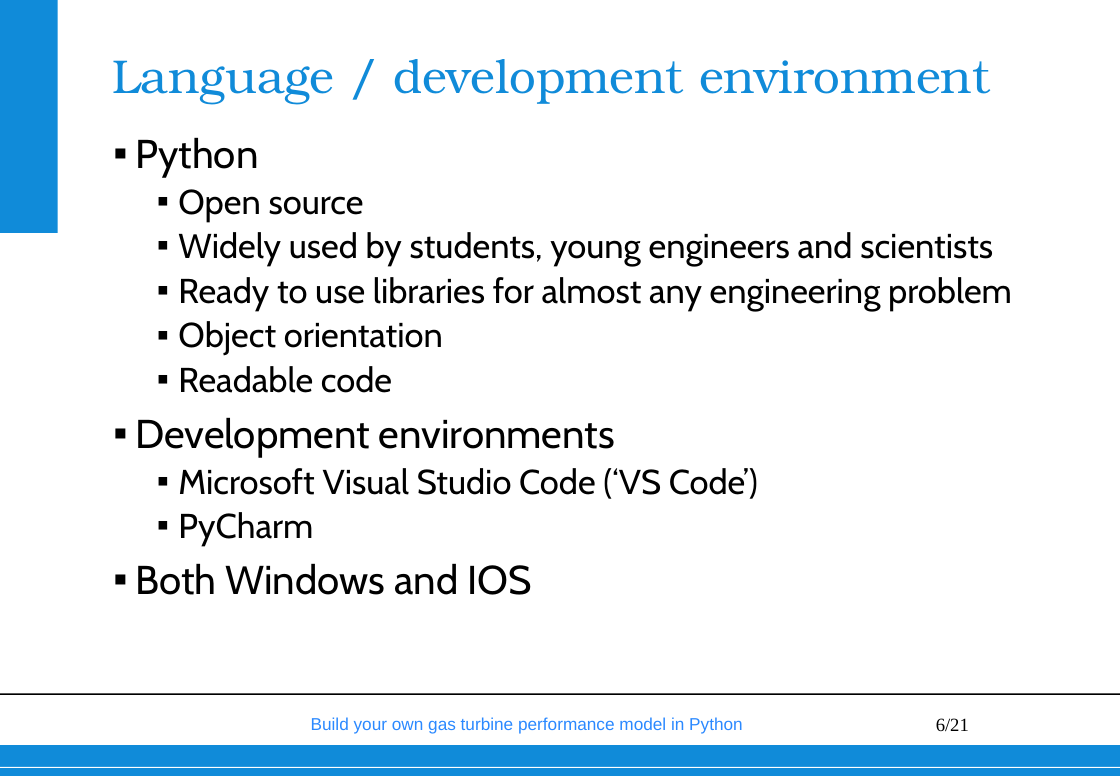
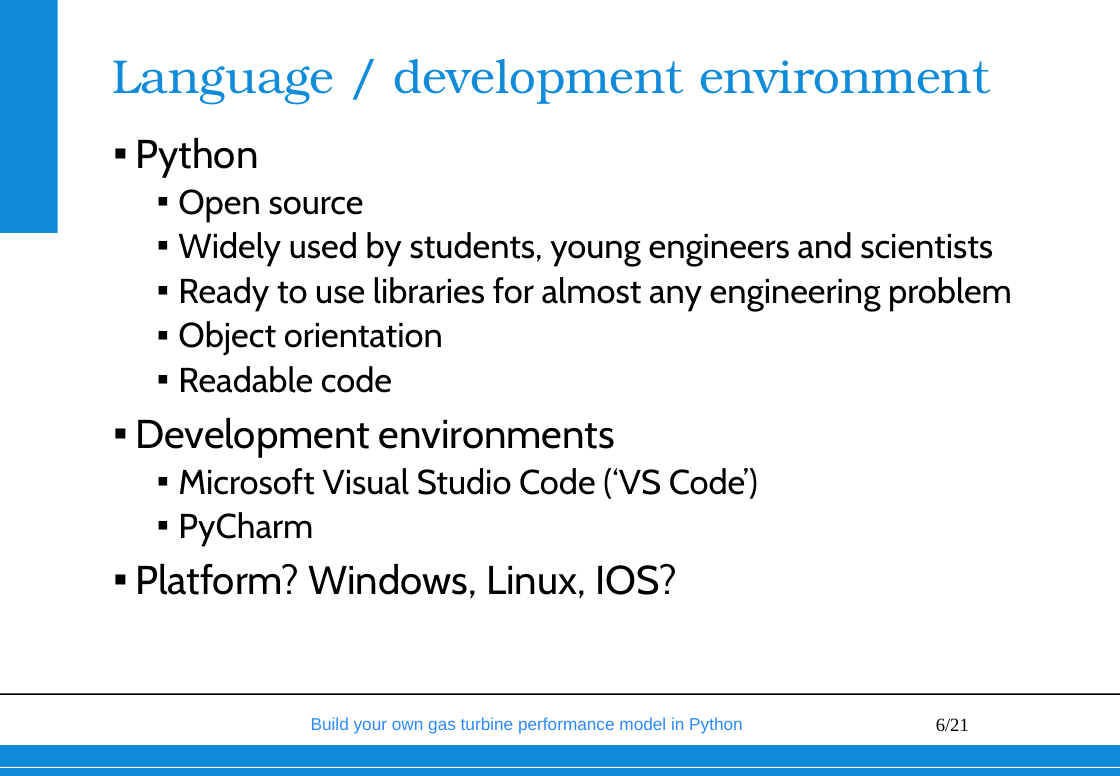
Before and after one commit to wvisser1958/GSPy, a slide deck: slide 6 of doc/Build your own gas turbine performance model from scratch.pptx. Drawn at 1120x776 pixels with LibreOffice and Linux fonts; fonts in the diff are those of the drawing; background and template pictures are left out. Boxes give left, top, right and bottom in pixels: in the first picture for what was removed or moved away, otherwise in the second. Text is boxed around its words. In the diff, an @@ line names an element or a change of style, - is before the commit and + after.

```diff
--- a/doc/Build your own gas turbine performance model from scratch.pptx
+++ b/doc/Build your own gas turbine performance model from scratch.pptx
@@ text at bbox=[135, 563, 677, 598]: text changed @@
-▪ Both Windows and IOS
+▪ Platform? Windows, Linux, IOS?
```
Also in this commit, not shown: 7 other slides changed.
